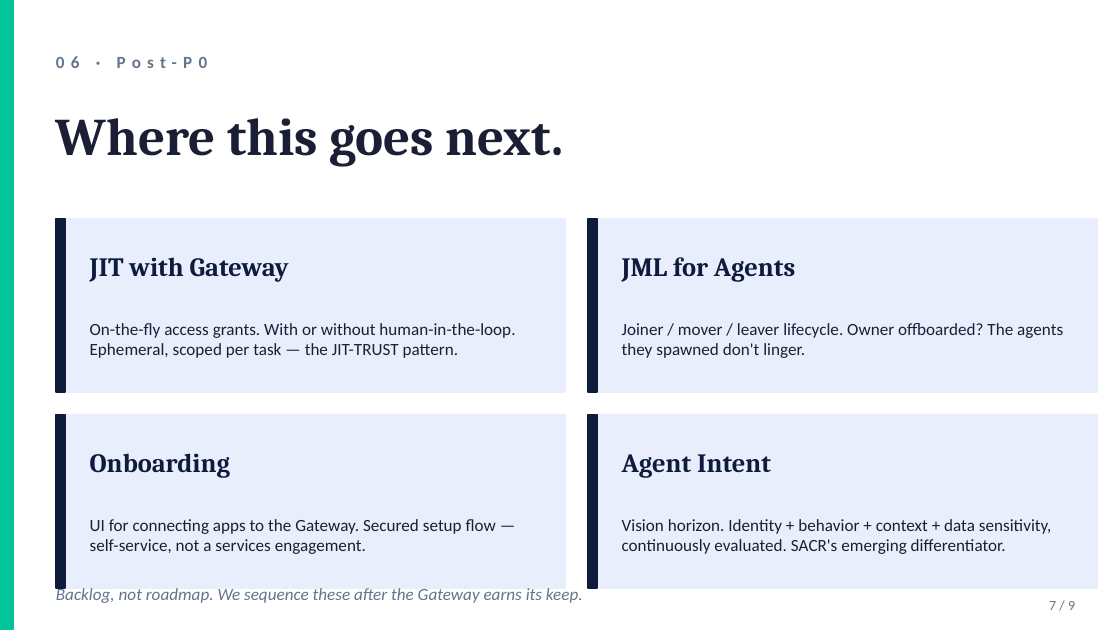
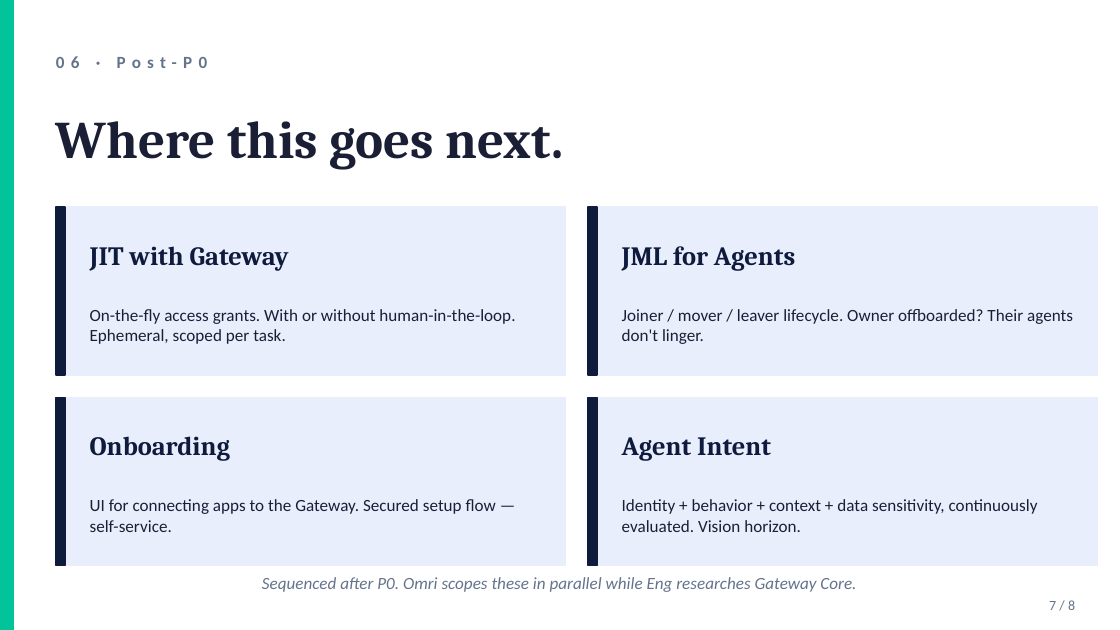
Before and after one commit to Lorch19/ol-linx-agent, a slide deck: slide 7 of artifacts/eng-prekickoff-2026-04-27.pptx. Drawn at 1120x630 pixels with LibreOffice and Linux fonts; fonts in the diff are those of the drawing. Boxes give left, top, right and bottom in pixels: in the first picture for what was removed or moved away, otherwise in the second. Text is boxed around its words. In the diff, an @@ line names an element or a change of style, - is before the commit and + after.

```diff
--- a/artifacts/eng-prekickoff-2026-04-27.pptx
+++ b/artifacts/eng-prekickoff-2026-04-27.pptx
@@ rectangle: place and size @@
-rectangle at [56, 218, 566, 392]
+rectangle at [56, 207, 566, 375]
@@ rectangle: place and size @@
-rectangle at [56, 218, 65, 392]
+rectangle at [56, 207, 65, 375]
@@ rectangle: place and size @@
-rectangle at [588, 218, 1098, 392]
+rectangle at [588, 207, 1098, 375]
@@ rectangle: place and size @@
-rectangle at [588, 218, 597, 392]
+rectangle at [588, 207, 597, 375]
@@ text "JIT with Gateway": place and size @@
-text "JIT with Gateway" at [90, 257, 289, 282]
+text "JIT with Gateway" at [90, 246, 289, 271]
@@ text "JML for Agents": place and size @@
-text "JML for Agents" at [622, 257, 795, 282]
+text "JML for Agents" at [622, 246, 795, 271]
@@ text at [90, 309, 515, 344]: text changed @@
-On-the-fly access grants. With or without human-in-the-loop. Ephemeral, scoped per task — the JIT-TRUST pattern.
+On-the-fly access grants. With or without human-in-the-loop. Ephemeral, scoped per task.
@@ text at [622, 309, 1073, 344]: text changed @@
-Joiner / mover / leaver lifecycle. Owner offboarded? The agents they spawned don't linger.
+Joiner / mover / leaver lifecycle. Owner offboarded? Their agents don't linger.
@@ rectangle: place and size @@
-rectangle at [56, 414, 566, 588]
+rectangle at [56, 398, 566, 566]
@@ rectangle: place and size @@
-rectangle at [56, 414, 65, 588]
+rectangle at [56, 398, 65, 566]
@@ rectangle: place and size @@
-rectangle at [588, 414, 1098, 588]
+rectangle at [588, 398, 1098, 566]
@@ rectangle: place and size @@
-rectangle at [588, 414, 597, 588]
+rectangle at [588, 398, 597, 566]
@@ text "Onboarding": place and size @@
-text "Onboarding" at [90, 453, 230, 478]
+text "Onboarding" at [90, 436, 230, 461]
@@ text "Agent Intent": place and size @@
-text "Agent Intent" at [622, 454, 771, 478]
+text "Agent Intent" at [622, 437, 771, 461]
@@ text at [90, 499, 496, 532]: text changed @@
-UI for connecting apps to the Gateway. Secured setup flow — self-service, not a services engagement.
+UI for connecting apps to the Gateway. Secured setup flow — self-service.
@@ text at [622, 499, 1038, 532]: text changed @@
-Vision horizon. Identity + behavior + context + data sensitivity, continuously evaluated. SACR's emerging differentiator.
+Identity + behavior + context + data sensitivity, continuously evaluated. Vision horizon.
@@ text at [262, 577, 856, 592]: text changed @@
-Backlog, not roadmap. We sequence these after the Gateway earns its keep.
+Sequenced after P0. Omri scopes these in parallel while Eng researches Gateway Core.
@@ text at [1049, 600, 1075, 610]: text changed @@
-7 / 9
+7 / 8
```
Also in this commit, not shown: 3 other slides changed, 4 slides added, 5 slides removed, 1 other file.
